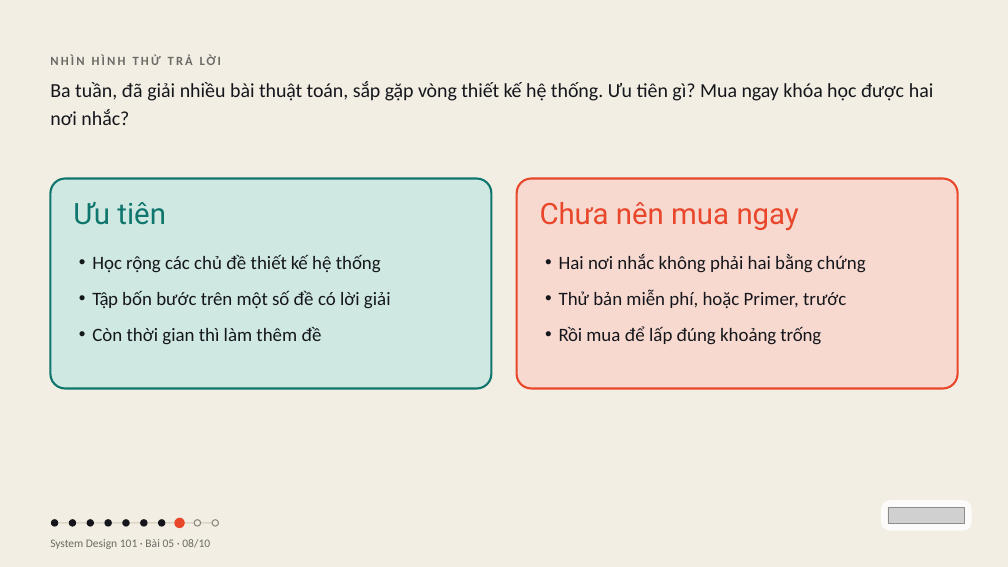
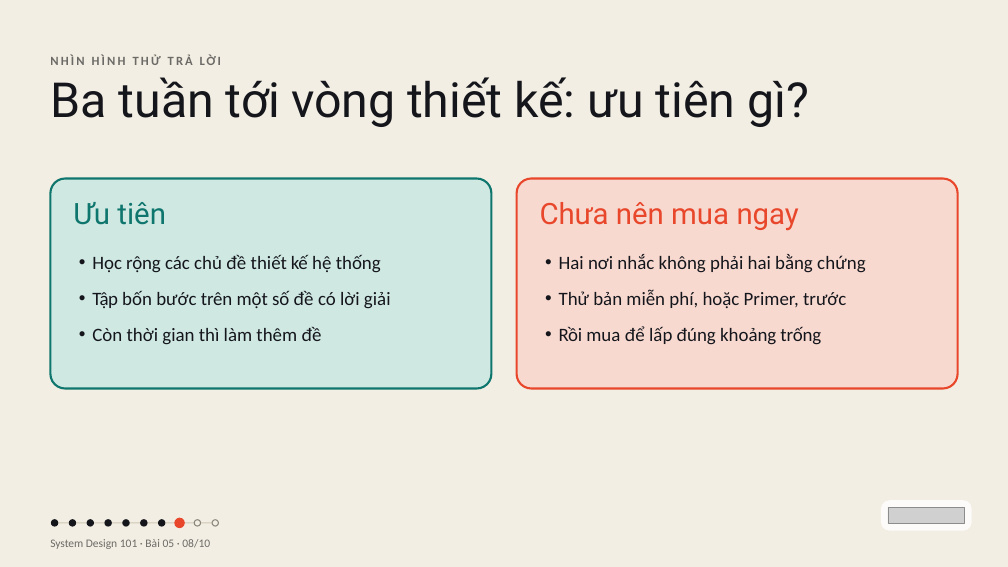
Before and after one commit to vohoailinh90/tool-marketing-studio, a slide deck: slide 8 of system-design-101/vi/lessons/sd-05-005/slides/sd-05-005.pptx. Drawn at 1008x567 pixels with LibreOffice and Linux fonts; fonts in the diff are those of the drawing; grey boxes stand for pictures. Boxes give left, top, right and bottom in pixels: in the first picture for what was removed or moved away, otherwise in the second. Text is boxed around its words. In the diff, an @@ line names an element or a change of style, - is before the commit and + after.

```diff
--- a/system-design-101/vi/lessons/sd-05-005/slides/sd-05-005.pptx
+++ b/system-design-101/vi/lessons/sd-05-005/slides/sd-05-005.pptx
@@ text at box(50, 77, 810, 127): text changed; size 28.5 to 69 pt; font Calibri to Roboto @@
-Ba tuần, đã giải nhiều bài thuật toán, sắp gặp vòng thiết kế hệ thống. Ưu tiên gì? Mua ngay khóa học được hai nơi nhắc?
+Ba tuần tới vòng thiết kế: ưu tiên gì?
```
Also in this commit, not shown: 3 other files.
